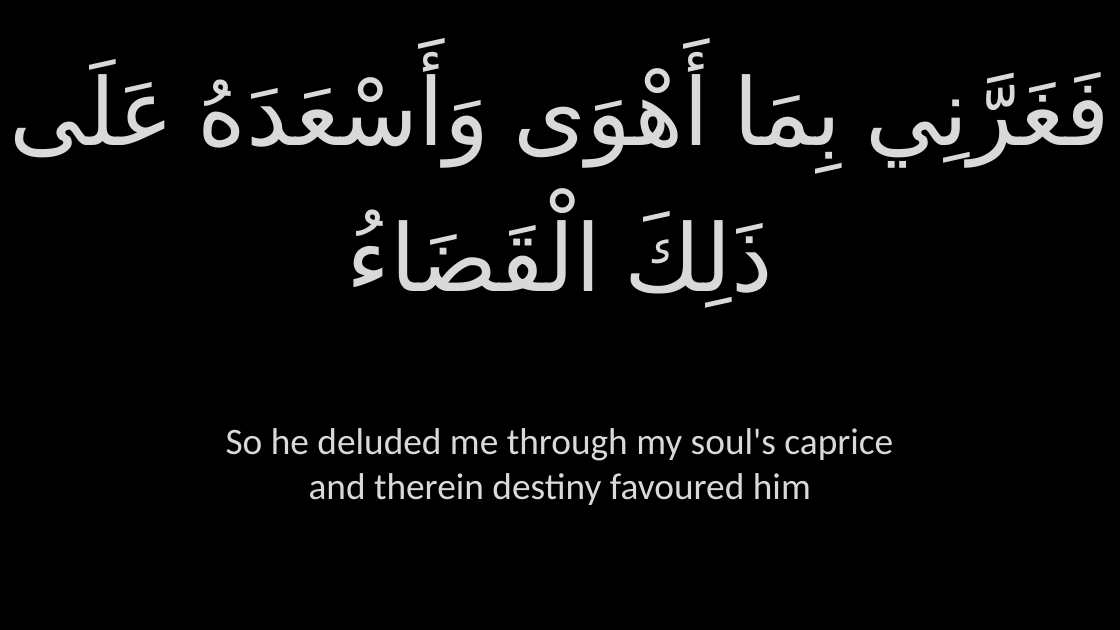
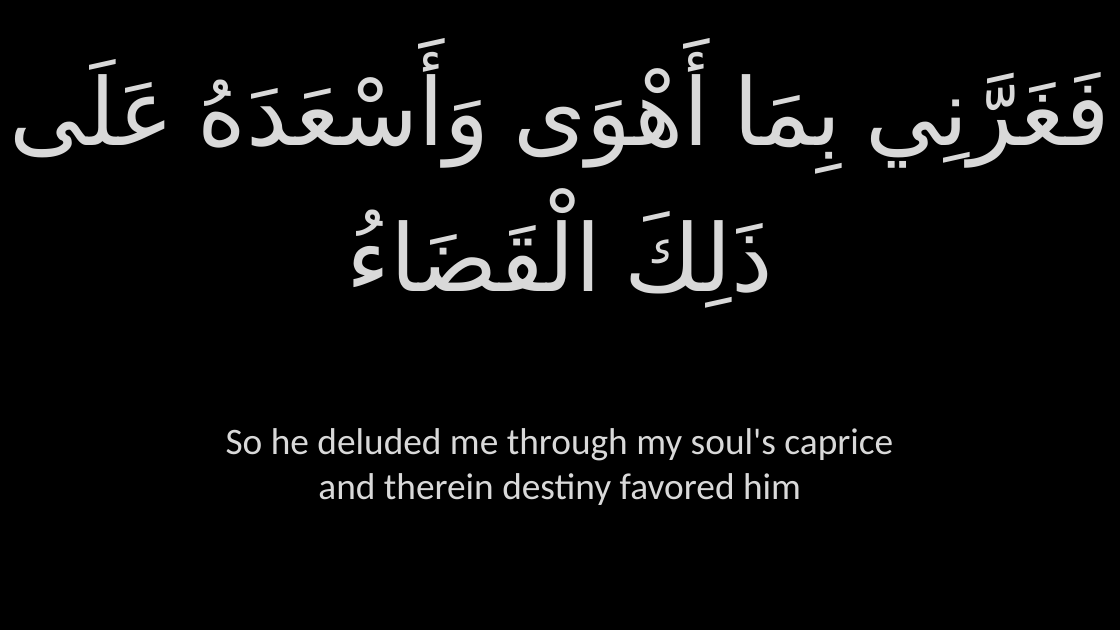
Before and after one commit to GhayurH/Slides, a slide deck: slide 70 of Slides/PPTs/Aza - Dua Kumayl.pptx. Drawn at 1120x630 pixels with LibreOffice and Linux fonts; fonts in the diff are those of the drawing; background and template pictures are left out. Boxes give left, top, right and bottom in pixels: in the first picture for what was removed or moved away, otherwise in the second. Text is boxed around its words. In the diff, an @@ line names an element or a change of style, - is before the commit and + after.

```diff
--- a/Slides/PPTs/Aza - Dua Kumayl.pptx
+++ b/Slides/PPTs/Aza - Dua Kumayl.pptx
@@ text at <box>226,428,893,505</box>: text changed @@
-So he deluded me through my soul's caprice and therein destiny favoured him
+So he deluded me through my soul's caprice and therein destiny favored him
```
Also in this commit, not shown: 64 other slides changed, 10 other files.
